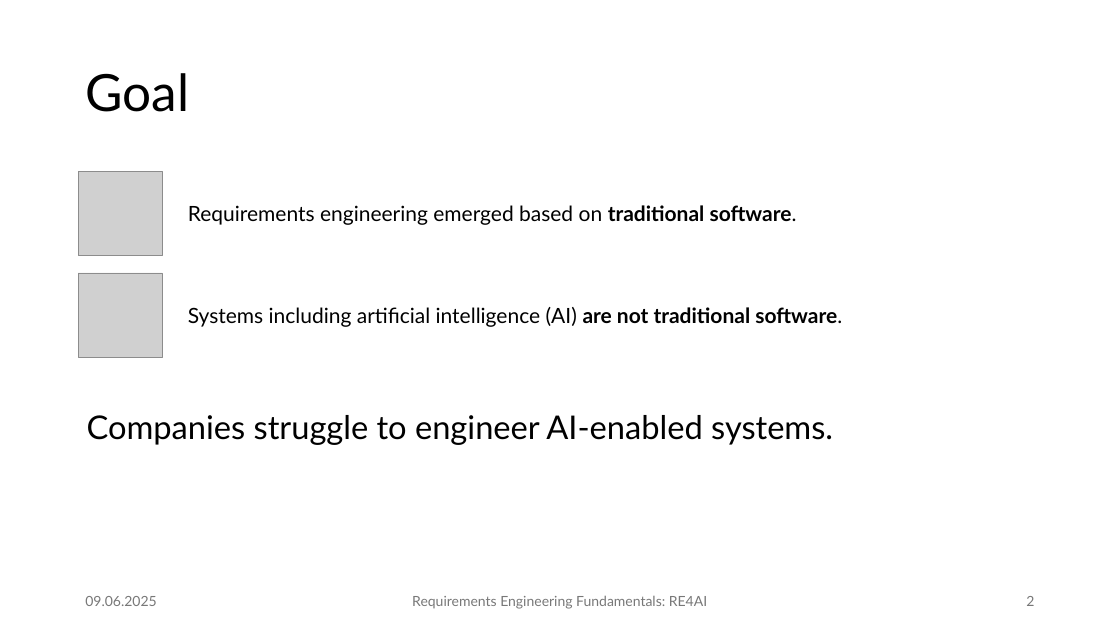
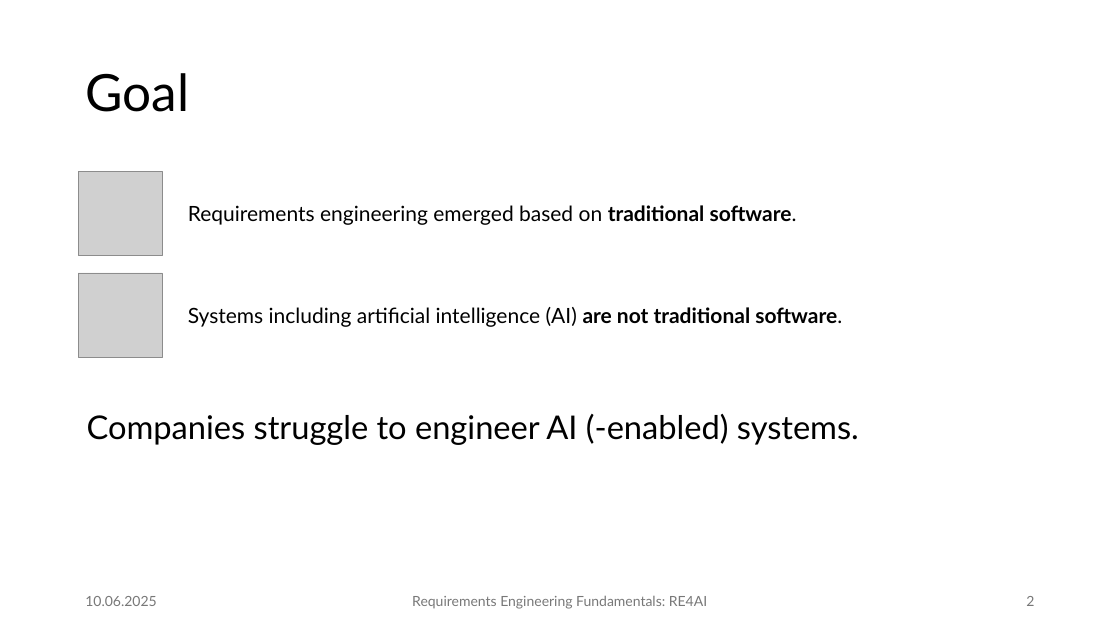
Before and after one commit to JulianFrattini/seminar-refun, a slide deck: slide 2 of slides/re4ai/seminar-refun-re4ai.pptx. Drawn at 1120x630 pixels with LibreOffice and Linux fonts; fonts in the diff are those of the drawing; grey boxes stand for pictures; background and template pictures are left out. Boxes give left, top, right and bottom in pixels: in the first picture for what was removed or moved away, otherwise in the second. Text is boxed around its words. In the diff, an @@ line names an element or a change of style, - is before the commit and + after.

```diff
--- a/slides/re4ai/seminar-refun-re4ai.pptx
+++ b/slides/re4ai/seminar-refun-re4ai.pptx
@@ text at [87, 414, 859, 445]: text changed @@
-Companies struggle to engineer AI-enabled systems.
+Companies struggle to engineer AI (-enabled) systems.
@@ text at [85, 596, 156, 606]: text changed @@
-09.06.2025
+10.06.2025
```
Also in this commit, not shown: 7 other slides changed, 1 slide removed, 1 other file.
